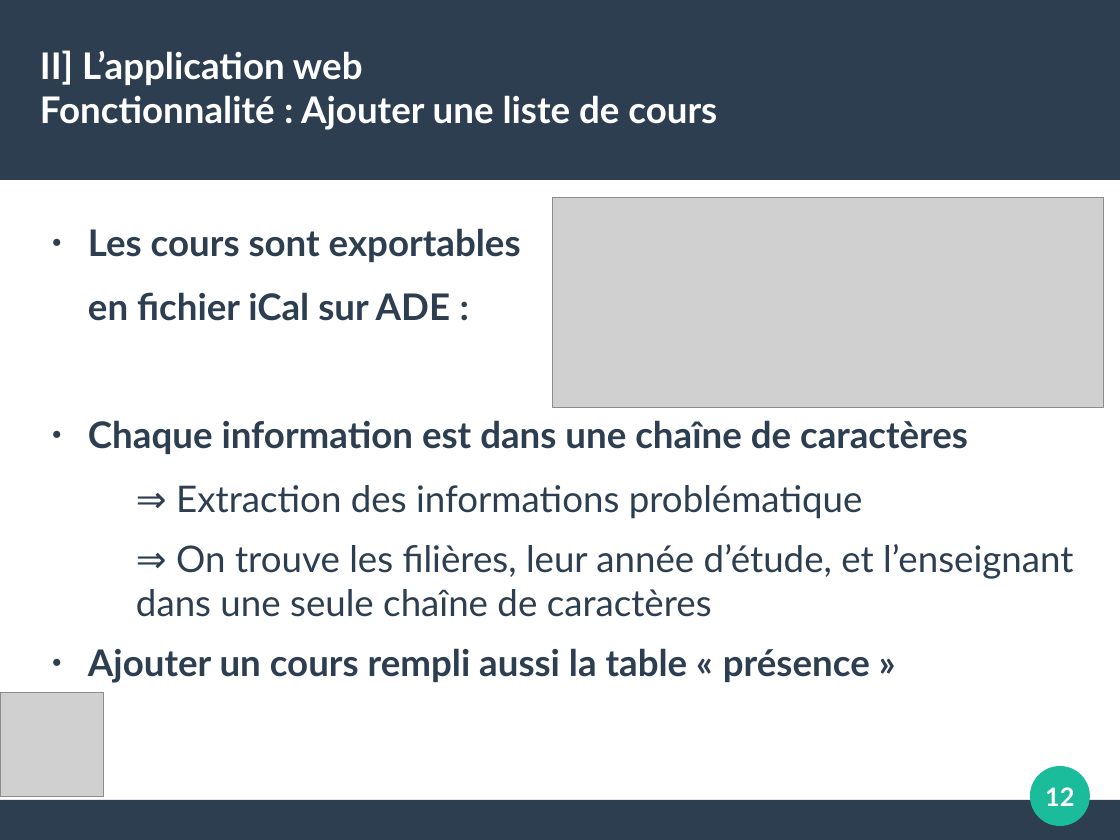
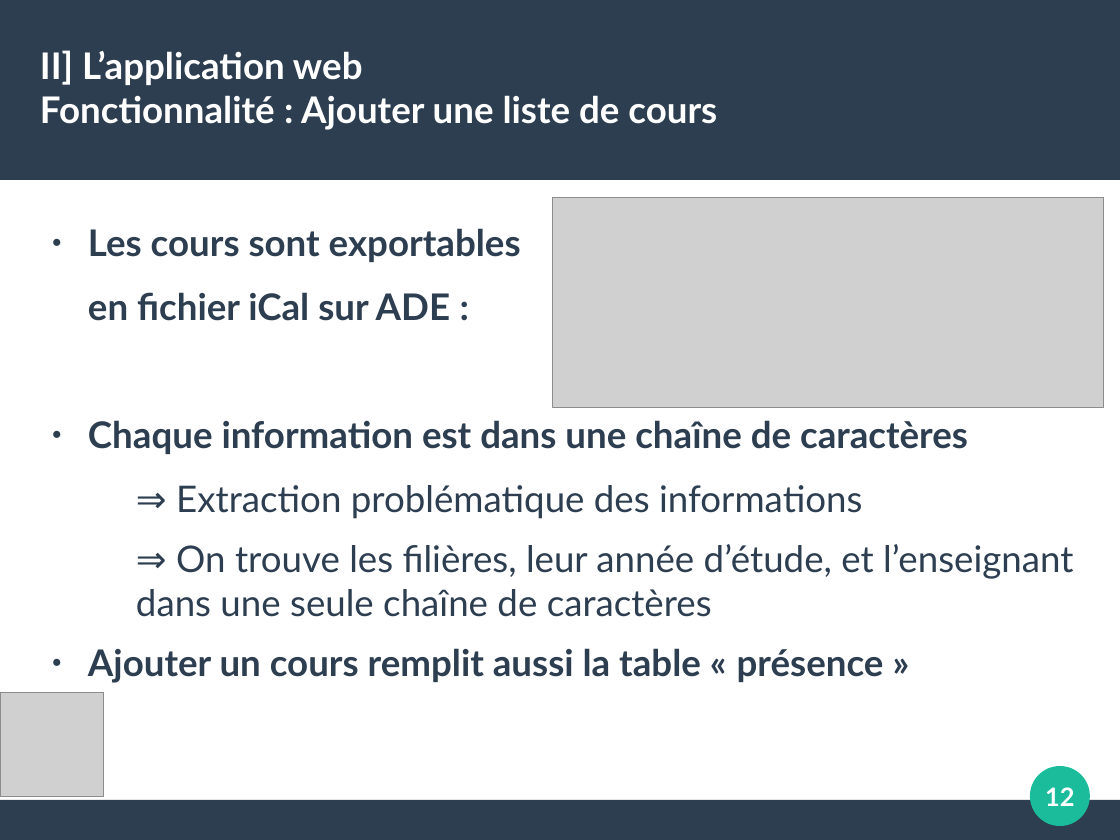
Before and after one commit to FlavienVernier/GestionEnseignantsEtudiants, a slide deck: slide 12 of DiapoSoutenance.odp. Drawn at 1120x840 pixels with LibreOffice and Linux fonts; fonts in the diff are those of the drawing; grey boxes stand for pictures. Boxes give left, top, right and bottom in pixels: in the first picture for what was removed or moved away, otherwise in the second. Text is boxed around its words. In the diff, an @@ line names an element or a change of style, - is before the commit and + after.

```diff
--- a/DiapoSoutenance.odp
+++ b/DiapoSoutenance.odp
@@ text at (176, 485, 862, 519): text changed @@
-  ⇒ Extraction des informations problématique
+  ⇒ Extraction problématique des informations
@@ text at (88, 648, 884, 683): text changed @@
-● Ajouter un cours rempli aussi la table « présence »
+● Ajouter un cours remplit aussi la table « présence »
```
Also in this commit, not shown: 5 other slides changed.
